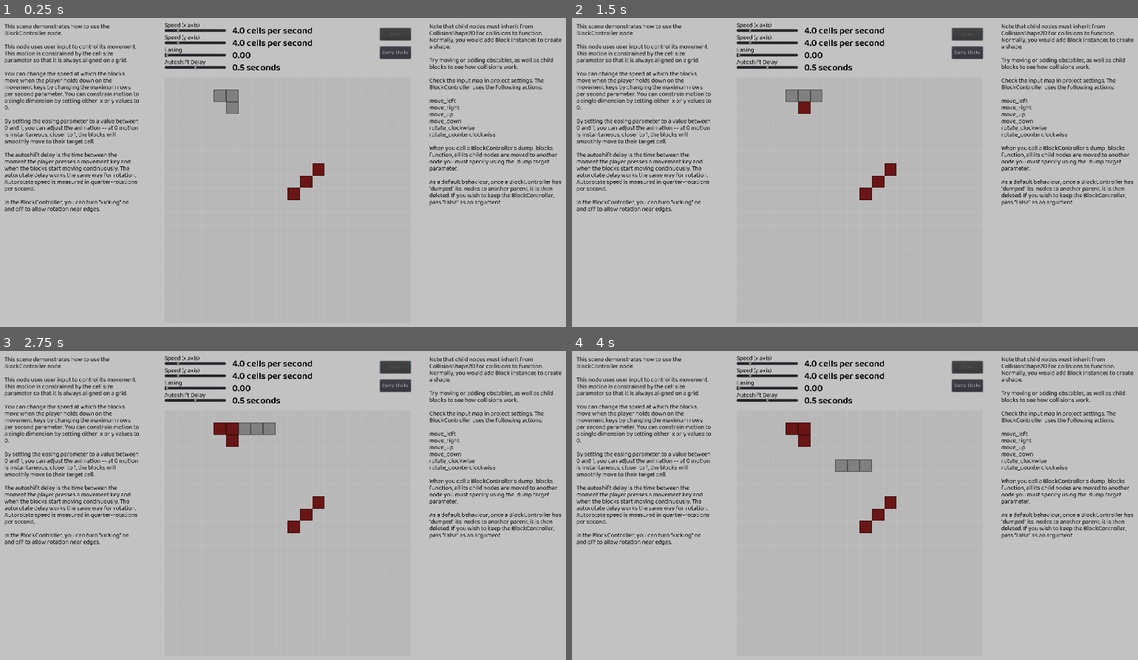
Above: before the commit, frames 1-4 (two rows, left to right).
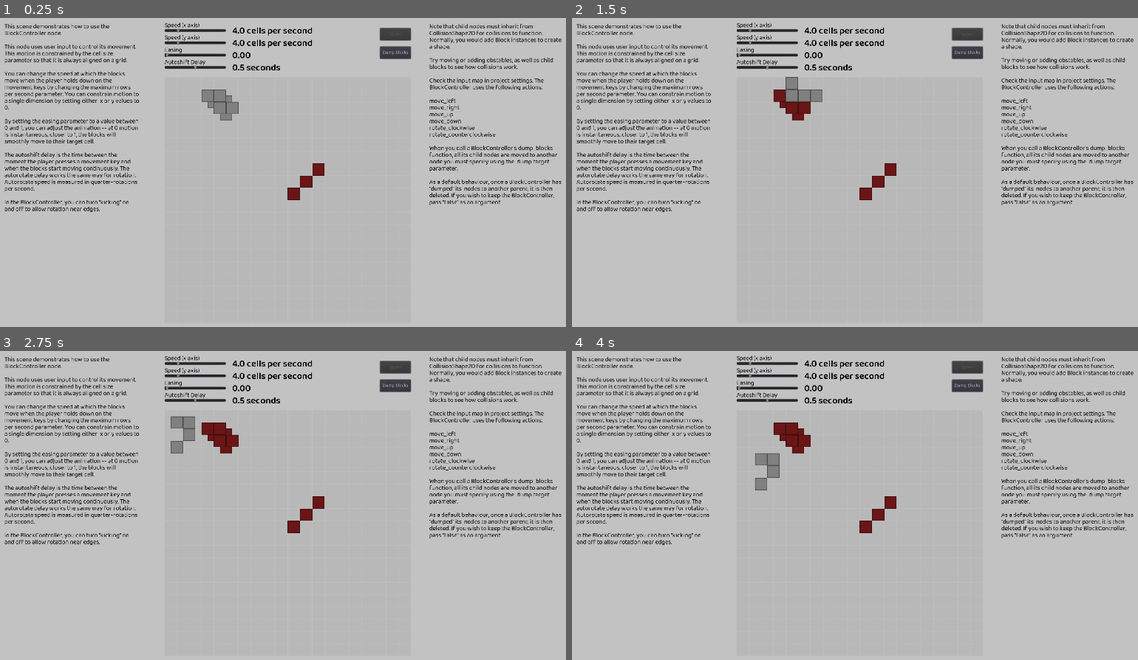
Above: after the commit, the same moments.

Repository: jmpelletier/GRP-Falling-Blocks
Game: Godot game, scene res://Scenes/Demos/BlockControlDemo.tscn
The game is run twice, just before and just after one commit, with the same random seed, the same clock (stepped at 60 frames per second) and the same inputs. The project has no main scene, so this scene is started directly.
Inputs:
- Up to frame 1 (0.25 s): no input
- Up to frame 2 (1.5 s): click "Dump blocks" at 0.5 s; click "Spawn" at 1.25 s
- Up to frame 3 (2.75 s): tap Enter at 2 s; hold Right (move_right) from 2.03 s (still down); hold X (rotate_clockwise) from 2.03 s (still down)
- Up to frame 4 (4 s): release Right (move_right) at 2.78 s; release X (rotate_clockwise) at 2.78 s; hold Down (move_down) 2.78-3.53 s; tap Z (rotate_counterclockwise) at 2.85 s; hold Right (move_right) from 3.53 s (still down); hold X (rotate_clockwise) from 3.53 s (still down)

The runs differ from the first frame. In frame 1, 0.3% of the frame differs, in the area x 35-43%, y 23-34%; in frame 2, 0.3%; in frame 3, 0.9%, in the area x 30-49%, y 21-34%; in frame 4, 0.9%.

Commit message:
Added grab_blocks function and changed shape implementation

Diff:
--- a/Scenes/Demos/BlockControlDemo.tscn
+++ b/Scenes/Demos/BlockControlDemo.tscn
@@ -1,5 +1,6 @@
-[gd_scene load_steps=11 format=2]
-
+[gd_scene load_steps=17 format=2]
+
+[ext_resource path="res://Scenes/Demos/Shapes/L_Shape.tscn" type="PackedScene" id=1]
 [ext_resource path="res://Scenes/Demos/Shapes/BlockControllerShape1.tscn" type="PackedScene" id=2]
 [ext_resource path="res://Sprites/GridSquare.png" type="Texture" id=3]
 [ext_resource path="res://Fonts/BalooTamma2-SemiBold.ttf" type="DynamicFontData" id=4]
@@ -7,7 +8,12 @@
 [ext_resource path="res://Fonts/StatsHeadingFont.tres" type="DynamicFont" id=6]
 [ext_resource path="res://Scenes/Demos/Scripts/BlockControlDemo.gd" type="Script" id=7]
 [ext_resource path="res://Scenes/Block.tscn" type="PackedScene" id=8]
-[ext_resource path="res://Scenes/Demos/Shapes/BlockControllerShape2.tscn" type="PackedScene" id=9]
+[ext_resource path="res://Scenes/Demos/Shapes/O_Shape.tscn" type="PackedScene" id=9]
+[ext_resource path="res://Scenes/Demos/Shapes/I_Shape.tscn" type="PackedScene" id=10]
+[ext_resource path="res://Scenes/Demos/Shapes/J_Shape.tscn" type="PackedScene" id=11]
+[ext_resource path="res://Scenes/Demos/Shapes/T_Shape.tscn" type="PackedScene" id=12]
+[ext_resource path="res://Scenes/Demos/Shapes/S_Shape.tscn" type="PackedScene" id=13]
+[ext_resource path="res://Scenes/Demos/Shapes/Z_Shape.tscn" type="PackedScene" id=14]
 
 [sub_resource type="RectangleShape2D" id=1]
 extents = Vector2( 440, 20 )
@@ -18,7 +24,7 @@
 
 [node name="BlockControlDemo" type="Node2D"]
 script = ExtResource( 7 )
-spawn_scenes = [ ExtResource( 2 ), ExtResource( 9 ) ]
+spawn_scenes = [ ExtResource( 10 ), ExtResource( 11 ), ExtResource( 1 ), ExtResource( 9 ), ExtResource( 13 ), ExtResource( 12 ), ExtResource( 14 ) ]
 
 [node name="Grid" type="TextureRect" parent="."]
 margin_left = 580.0
@@ -64,7 +70,7 @@
 position = Vector2( 420, 380 )
 
 [node name="BlockController" parent="." instance=ExtResource( 2 )]
-position = Vector2( 800, 260 )
+position = Vector2( 780, 280 )
 autorotate_delay = 1.0
 
 [node name="UI" type="Control" parent="."]
--- a/Scenes/Demos/Scripts/BlockControlDemo.gd
+++ b/Scenes/Demos/Scripts/BlockControlDemo.gd
@@ -10,6 +10,18 @@
 
 var rng = RandomNumberGenerator.new()
 
+func spawn():
+	if spawn_scenes.size() > 0:
+		var i = rng.randi_range(0, spawn_scenes.size() - 1)
+		var new_object = spawn_scenes[i].instance()
+		$BlockController.set_position(spawn_point)
+		$BlockController.grab_blocks(new_object)
+#		add_child(new_object)
+#		new_object.set_position(spawn_point)
+#		new_object.easing = $UI/EasingSlider.value
+#		new_object.maximum_cells_per_second = Vector2($UI/HorizontalSpeedSlider.value, $UI/VerticalSpeedSlider.value)
+#		new_object.dump_target = $Grid/Obstacles
+
 # Called when the node enters the scene tree for the first time.
 func _ready():
 	var cells_per_second = $BlockController.maximum_cells_per_second
@@ -20,6 +32,8 @@
 
 	spawn_point = $BlockController.position
 	rng.randomize()
+
+	spawn()
 
 
 func _on_EasingSlider_value_changed(value):
@@ -47,14 +61,7 @@
 	$UI/DumpBlocksButton.disabled = false
 	$UI/SpawnButton.disabled = true
 
-	if spawn_scenes.size() > 0:
-		var i = rng.randi_range(0, spawn_scenes.size() - 1)
-		var new_object = spawn_scenes[i].instance()
-		add_child(new_object)
-		new_object.set_position(spawn_point)
-		new_object.easing = $UI/EasingSlider.value
-		new_object.maximum_cells_per_second = Vector2($UI/HorizontalSpeedSlider.value, $UI/VerticalSpeedSlider.value)
-		new_object.dump_target = $Grid/Obstacles
+	spawn()
 
 
 func _on_AutoshiftSlider_value_changed(value):
--- /dev/null
+++ b/Scenes/Demos/Shapes/I_Shape.tscn
@@ -0,0 +1,17 @@
+[gd_scene load_steps=2 format=2]
+
+[ext_resource path="res://Scenes/Block.tscn" type="PackedScene" id=1]
+
+[node name="I_Shape" type="Node2D"]
+
+[node name="Block" parent="." instance=ExtResource( 1 )]
+position = Vector2( 20, -20 )
+
+[node name="Block2" parent="." instance=ExtResource( 1 )]
+position = Vector2( 60, -20 )
+
+[node name="Block3" parent="." instance=ExtResource( 1 )]
+position = Vector2( -20, -20 )
+
+[node name="Block4" parent="." instance=ExtResource( 1 )]
+position = Vector2( -60, -20 )
--- /dev/null
+++ b/Scenes/Demos/Shapes/J_Shape.tscn
@@ -0,0 +1,17 @@
+[gd_scene load_steps=2 format=2]
+
+[ext_resource path="res://Scenes/Block.tscn" type="PackedScene" id=1]
+
+[node name="I_Shape" type="Node2D"]
+
+[node name="Block" parent="." instance=ExtResource( 1 )]
+position = Vector2( 20, -20 )
+
+[node name="Block2" parent="." instance=ExtResource( 1 )]
+position = Vector2( -20, -20 )
+
+[node name="Block3" parent="." instance=ExtResource( 1 )]
+position = Vector2( 60, -20 )
+
+[node name="Block4" parent="." instance=ExtResource( 1 )]
+position = Vector2( -20, -60 )
--- /dev/null
+++ b/Scenes/Demos/Shapes/L_Shape.tscn
@@ -0,0 +1,17 @@
+[gd_scene load_steps=2 format=2]
+
+[ext_resource path="res://Scenes/Block.tscn" type="PackedScene" id=1]
+
+[node name="I_Shape" type="Node2D"]
+
+[node name="Block" parent="." instance=ExtResource( 1 )]
+position = Vector2( -20, -20 )
+
+[node name="Block2" parent="." instance=ExtResource( 1 )]
+position = Vector2( -60, -20 )
+
+[node name="Block3" parent="." instance=ExtResource( 1 )]
+position = Vector2( 20, -20 )
+
+[node name="Block4" parent="." instance=ExtResource( 1 )]
+position = Vector2( 20, -60 )
--- /dev/null
+++ b/Scenes/Demos/Shapes/O_Shape.tscn
@@ -0,0 +1,17 @@
+[gd_scene load_steps=2 format=2]
+
+[ext_resource path="res://Scenes/Block.tscn" type="PackedScene" id=1]
+
+[node name="I_Shape" type="Node2D"]
+
+[node name="Block" parent="." instance=ExtResource( 1 )]
+position = Vector2( -20, -20 )
+
+[node name="Block2" parent="." instance=ExtResource( 1 )]
+position = Vector2( 20, -20 )
+
+[node name="Block3" parent="." instance=ExtResource( 1 )]
+position = Vector2( 20, 20 )
+
+[node name="Block4" parent="." instance=ExtResource( 1 )]
+position = Vector2( -20, 20 )
--- /dev/null
+++ b/Scenes/Demos/Shapes/S_Shape.tscn
@@ -0,0 +1,17 @@
+[gd_scene load_steps=2 format=2]
+
+[ext_resource path="res://Scenes/Block.tscn" type="PackedScene" id=1]
+
+[node name="I_Shape" type="Node2D"]
+
+[node name="Block" parent="." instance=ExtResource( 1 )]
+position = Vector2( 20, 20 )
+
+[node name="Block2" parent="." instance=ExtResource( 1 )]
+position = Vector2( 20, -20 )
+
+[node name="Block3" parent="." instance=ExtResource( 1 )]
+position = Vector2( 60, -20 )
+
+[node name="Block4" parent="." instance=ExtResource( 1 )]
+position = Vector2( -20, 20 )
--- /dev/null
+++ b/Scenes/Demos/Shapes/T_Shape.tscn
@@ -0,0 +1,17 @@
+[gd_scene load_steps=2 format=2]
+
+[ext_resource path="res://Scenes/Block.tscn" type="PackedScene" id=1]
+
+[node name="I_Shape" type="Node2D"]
+
+[node name="Block" parent="." instance=ExtResource( 1 )]
+position = Vector2( -20, 20 )
+
+[node name="Block2" parent="." instance=ExtResource( 1 )]
+position = Vector2( -20, -20 )
+
+[node name="Block3" parent="." instance=ExtResource( 1 )]
+position = Vector2( -60, 20 )
+
+[node name="Block4" parent="." instance=ExtResource( 1 )]
+position = Vector2( 20, 20 )
--- /dev/null
+++ b/Scenes/Demos/Shapes/Z_Shape.tscn
@@ -0,0 +1,17 @@
+[gd_scene load_steps=2 format=2]
+
+[ext_resource path="res://Scenes/Block.tscn" type="PackedScene" id=1]
+
+[node name="I_Shape" type="Node2D"]
+
+[node name="Block" parent="." instance=ExtResource( 1 )]
+position = Vector2( -20, 20 )
+
+[node name="Block2" parent="." instance=ExtResource( 1 )]
+position = Vector2( -20, -20 )
+
+[node name="Block3" parent="." instance=ExtResource( 1 )]
+position = Vector2( -60, -20 )
+
+[node name="Block4" parent="." instance=ExtResource( 1 )]
+position = Vector2( 20, 20 )
--- a/Scripts/BlockController.gd
+++ b/Scripts/BlockController.gd
@@ -84,7 +84,7 @@
 
 # Sends child blocks to the dump_target node. Deletes this node if
 # destroy_self is true.
-func dump_blocks(destroy_self = true):
+func dump_blocks(destroy_self = false):
 	# Move to target position to avoid blocks falling off the grid lines.
 	position = target_position
 	if dump_target:
@@ -96,6 +96,15 @@
 			child.global_transform = global_transform
 	if destroy_self:
 		queue_free()
+
+# This function moves all the child nodes of target to this BlockController.
+# Use this when spawning new shapes.
+func grab_blocks(target:Node2D, destroy_target = true):
+	for child in target.get_children():
+		target.remove_child(child)
+		add_child(child)
+	if destroy_target:
+		target.queue_free()
 
 func set_position(new_position:Vector2):
 	position = new_position
